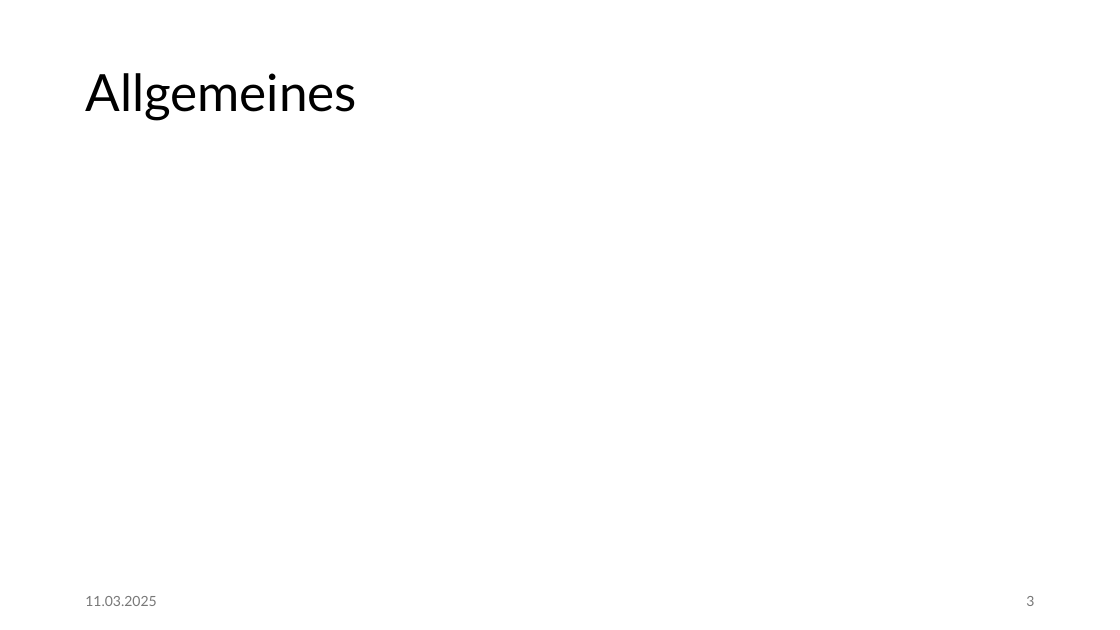
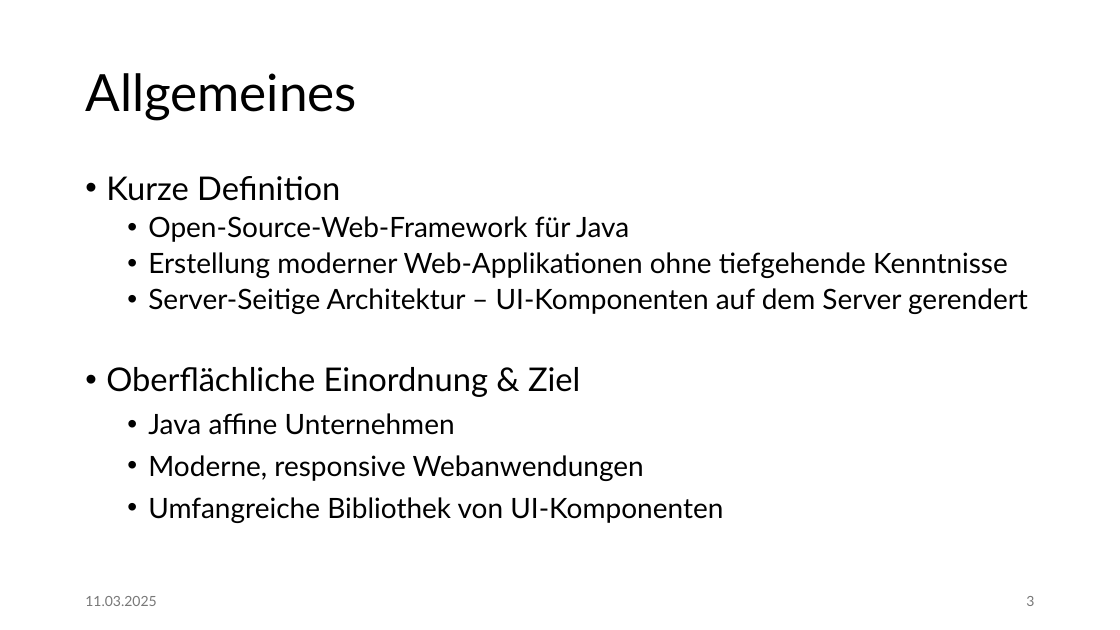
Before and after one commit to jonasaberger/DBI_JavaVaadin, a slide deck: slide 3 of 00_Docs/Projektpraesentation.pptx. Drawn at 1120x630 pixels with LibreOffice and Linux fonts; fonts in the diff are those of the drawing. Boxes give left, top, right and bottom in pixels: in the first picture for what was removed or moved away, otherwise in the second. Text is boxed around its words. In the diff, an @@ line names an element or a change of style, - is before the commit and + after.

```diff
--- a/00_Docs/Projektpraesentation.pptx
+++ b/00_Docs/Projektpraesentation.pptx
@@ text added at (x1=106, y1=176, x2=1028, y2=523), 24 pt, text #000000 @@
+• Kurze Definition
+  • Open-Source-Web-Framework für Java
+  • Erstellung moderner Web-Applikationen ohne tiefgehende Kenntnisse
+  • Server-Seitige Architektur – UI-Komponenten auf dem Server gerendert
+  • Oberflächliche Einordnung & Ziel
+    • Java affine Unternehmen
+    • Moderne, responsive Webanwendungen
+    • Umfangreiche Bibliothek von UI-Komponenten
```
Also in this commit, not shown: 2 other slides changed, 5 slides added.
